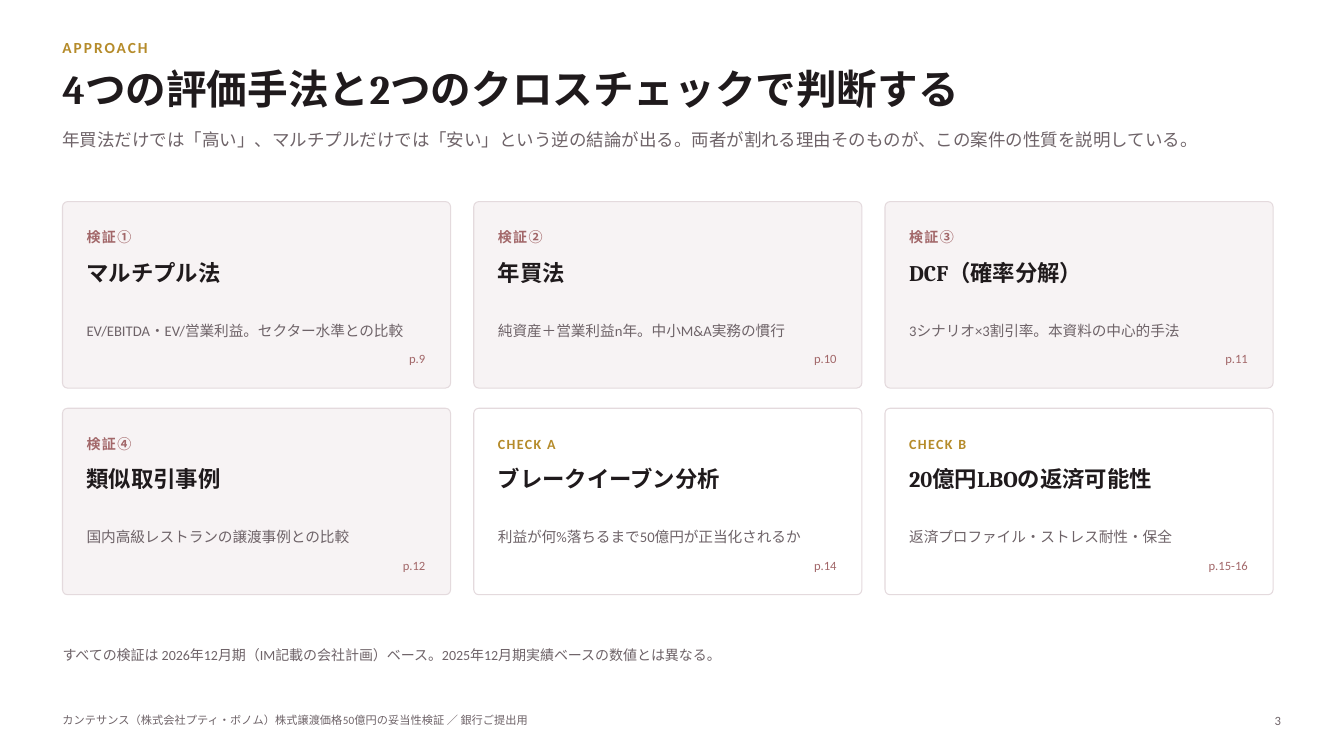
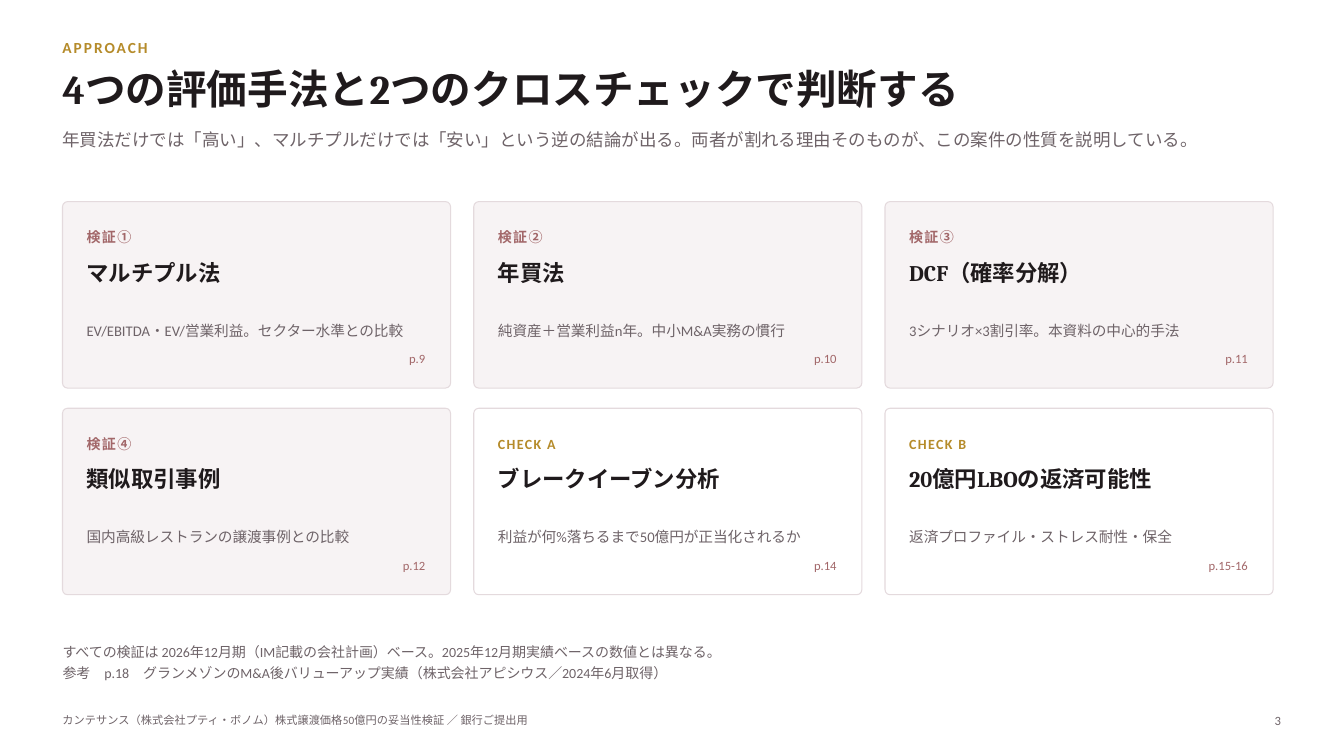
Before and after one commit to nakano-winebank/wine-auction, a slide deck: slide 3 of M&A/カンテサンス/カンテサンス_株式譲渡価格50億円_妥当性検証.pptx. Drawn at 1344x756 pixels with LibreOffice and Linux fonts; fonts in the diff are those of the drawing. Boxes give left, top, right and bottom in pixels: in the first picture for what was removed or moved away, otherwise in the second. Text is boxed around its words. In the diff, an @@ line names an element or a change of style, - is before the commit and + after.

```diff
--- a/M&A/カンテサンス/カンテサンス_株式譲渡価格50億円_妥当性検証.pptx
+++ b/M&A/カンテサンス/カンテサンス_株式譲渡価格50億円_妥当性検証.pptx
@@ text at box(63, 645, 721, 658): line spacing 1 to 15pt @@
@@ text at box(63, 666, 667, 680): paragraph added @@
+参考 p.18 グランメゾンのM&A後バリューアップ実績（株式会社アピシウス／2024年6月取得）
```
Also in this commit, not shown: 2 other slides changed, 1 slide added, 5 other files.
